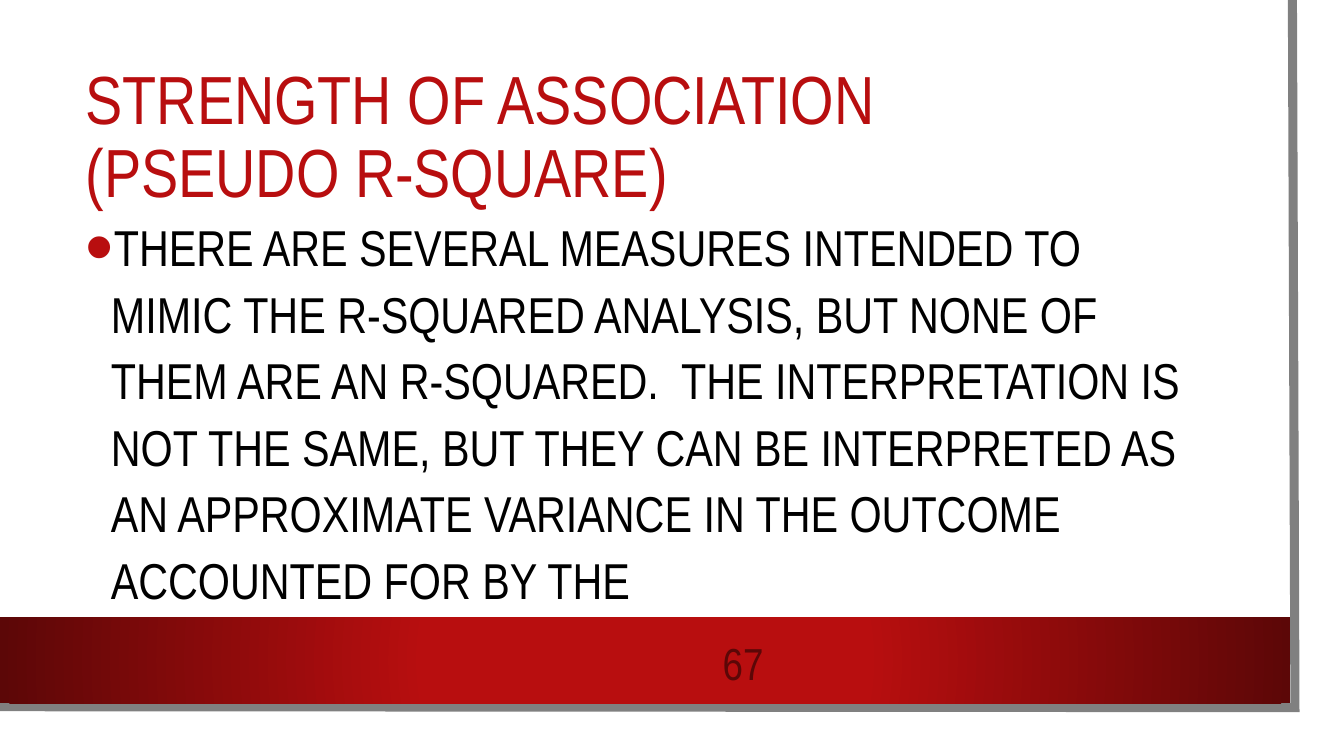
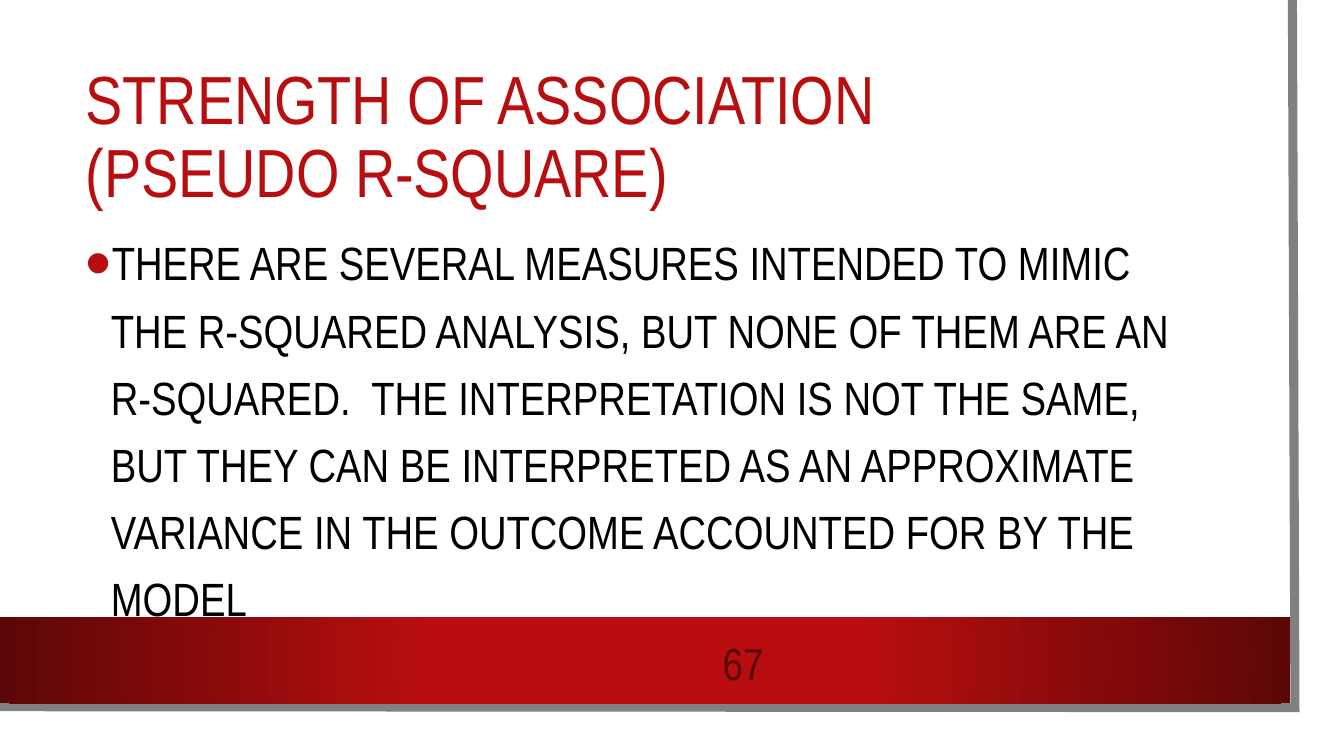
Before and after one commit to AndrewAinsworth/psy524, a slide deck: slide 67 of Slides/Psy524-11-Logistic Regression.pptx. Drawn at 1344x756 pixels with LibreOffice and Linux fonts; fonts in the diff are those of the drawing; background and template pictures are left out. Boxes give left, top, right and bottom in pixels: in the first picture for what was removed or moved away, otherwise in the second. Text is boxed around its words. In the diff, an @@ line names an element or a change of style, - is before the commit and + after.

```diff
--- a/Slides/Psy524-11-Logistic Regression.pptx
+++ b/Slides/Psy524-11-Logistic Regression.pptx
@@ text at (111,247,1169,626): text changed; size 36 to 33.3 pt @@
-• THERE ARE SEVERAL MEASURES INTENDED TO MIMIC THE R-SQUARED ANALYSIS, BUT NONE OF THEM ARE AN R-SQUARED. THE INTERPRETATION IS NOT THE SAME, BUT THEY CAN BE INTERPRETED AS AN APPROXIMATE VARIANCE IN THE OUTCOME ACCOUNTED FOR BY THE
+• THERE ARE SEVERAL MEASURES INTENDED TO MIMIC THE R-SQUARED ANALYSIS, BUT NONE OF THEM ARE AN R-SQUARED. THE INTERPRETATION IS NOT THE SAME, BUT THEY CAN BE INTERPRETED AS AN APPROXIMATE VARIANCE IN THE OUTCOME ACCOUNTED FOR BY THE MODEL
```
